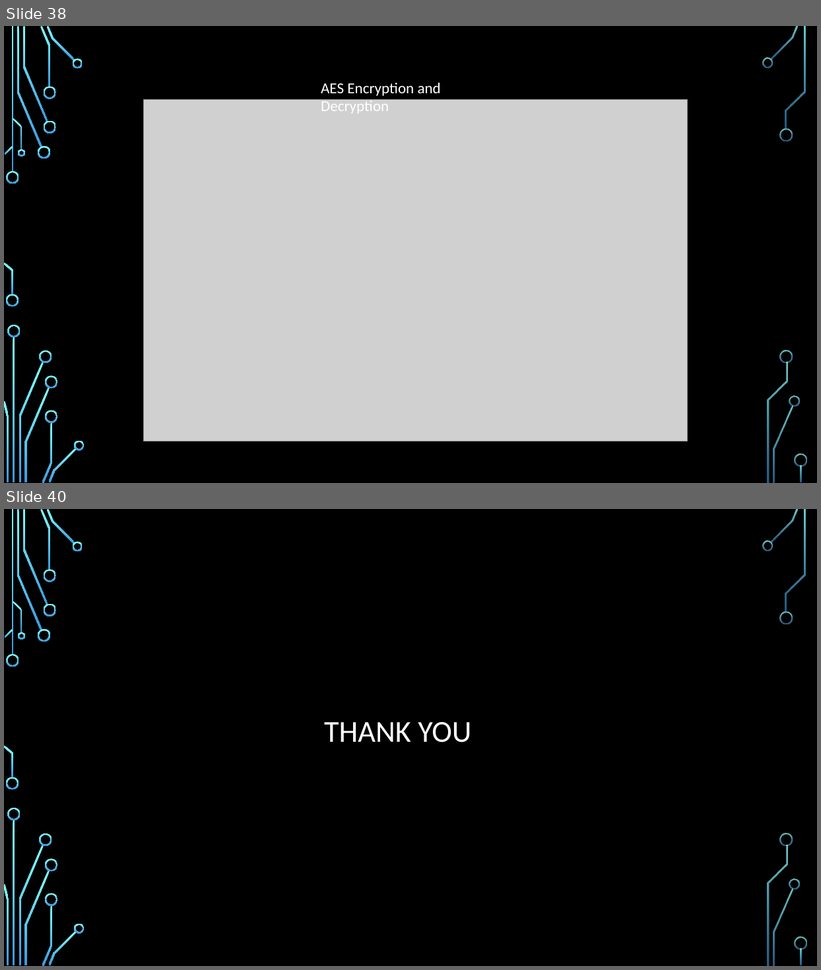
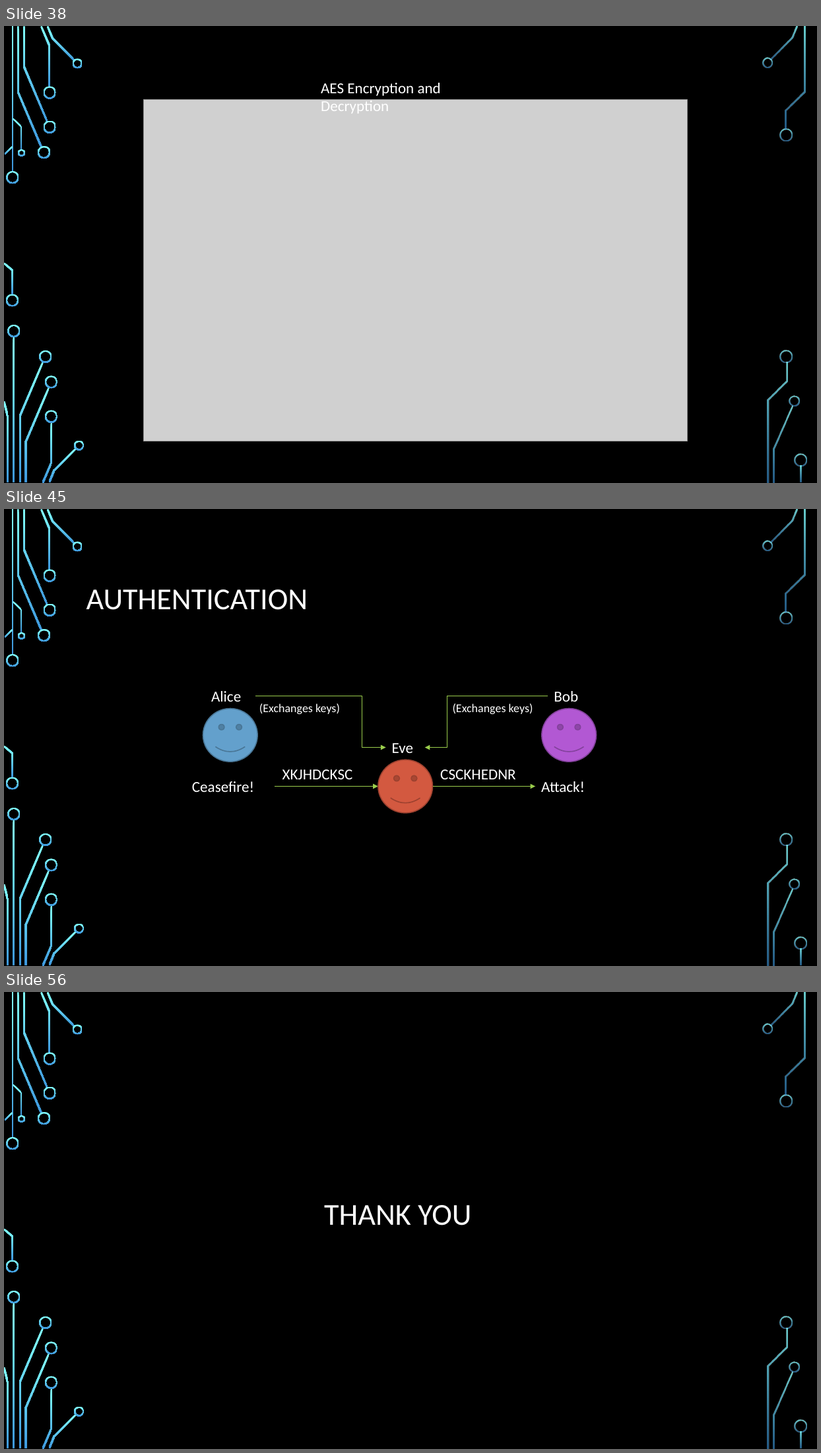
Before and after one commit to stevemann2705/meetup, a slide deck: Crypto.pptx. Shown one above the other, each under a label of ours: slides 38 and 40 before the commit, slides 38, 45 and 56 after it; the slides between them are not shown. The pictures are 821x970 and 821x1453 pixels, drawn with LibreOffice and Linux fonts; fonts in the diff are those of the drawing; grey boxes stand for pictures; background and template pictures are left out. Boxes give left, top, right and bottom in pixels: in the first picture for what was removed or moved away, otherwise in the second. Text is boxed around its words. In the diff, an @@ line names an element or a change of style, - is before the commit and + after.

Commit message:
ADDED: Key Exchange, Authentication, Hashing
Added slides explaining key exchange, authentication, hashing

```diff
--- a/Crypto.pptx
+++ b/Crypto.pptx
@@ slide 45 added at bbox=[4, 509, 817, 966], background picture (left out); not listed: 36 template elements that a slide beside it also shows @@
@@ title added at bbox=[86, 590, 308, 610], 36 pt, text #FFFFFF @@
+AUTHENTICATION
@@ text added at bbox=[211, 691, 241, 702], 18 pt, text #FFFFFF @@
+Alice
@@ elbow arrow added from (255, 696) to (386, 747), #9ACD4C 0.75 pt @@
@@ text added at bbox=[259, 704, 340, 714], 14 pt, text #FFFFFF @@
+(Exchanges keys)
@@ elbow arrow added from (548, 696) to (425, 747), #9ACD4C 0.75 pt @@
@@ text added at bbox=[453, 704, 533, 714], 14 pt, text #FFFFFF @@
+(Exchanges keys)
@@ text added at bbox=[554, 691, 578, 702], 18 pt, text #FFFFFF @@
+Bob
@@ smiley face added at bbox=[203, 708, 257, 762], fill #63A0CC, outline #497697 1.25 pt @@
@@ smiley face added at bbox=[542, 708, 596, 762], fill #B258D3, outline #84419C 1.25 pt @@
@@ text added at bbox=[392, 743, 413, 753], 18 pt, text #FFFFFF @@
+Eve
@@ smiley face added at bbox=[378, 760, 433, 813], fill #D35940, outline #9C422F 1.25 pt @@
@@ text added at bbox=[192, 782, 254, 792], 18 pt, text #FFFFFF @@
+Ceasefire!
@@ text added at bbox=[283, 770, 353, 780], 18 pt, text #FFFFFF @@
+XKJHDCKSC
@@ text added at bbox=[440, 770, 516, 780], 18 pt, text #FFFFFF @@
+CSCKHEDNR
@@ text added at bbox=[541, 782, 585, 792], 18 pt, text #FFFFFF @@
+Attack!
@@ arrow added from (275, 787) to (378, 787), #9ACD4C 0.75 pt @@
@@ arrow added from (433, 787) to (535, 787), #9ACD4C 0.75 pt @@
@@ what was slide 40 is now slide 56 @@
```
Also in this commit, not shown: 2 slides changed, 15 other slides added.
